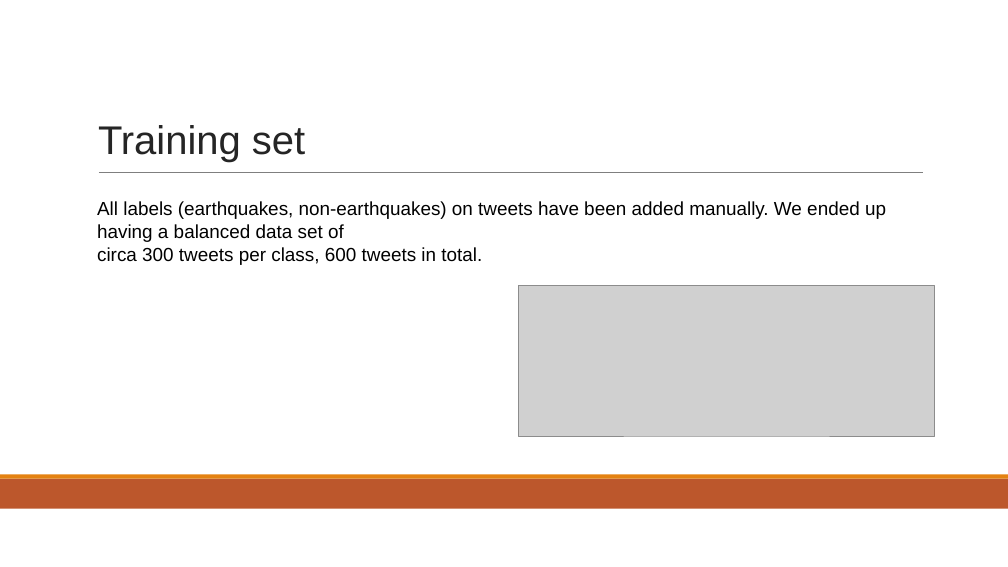
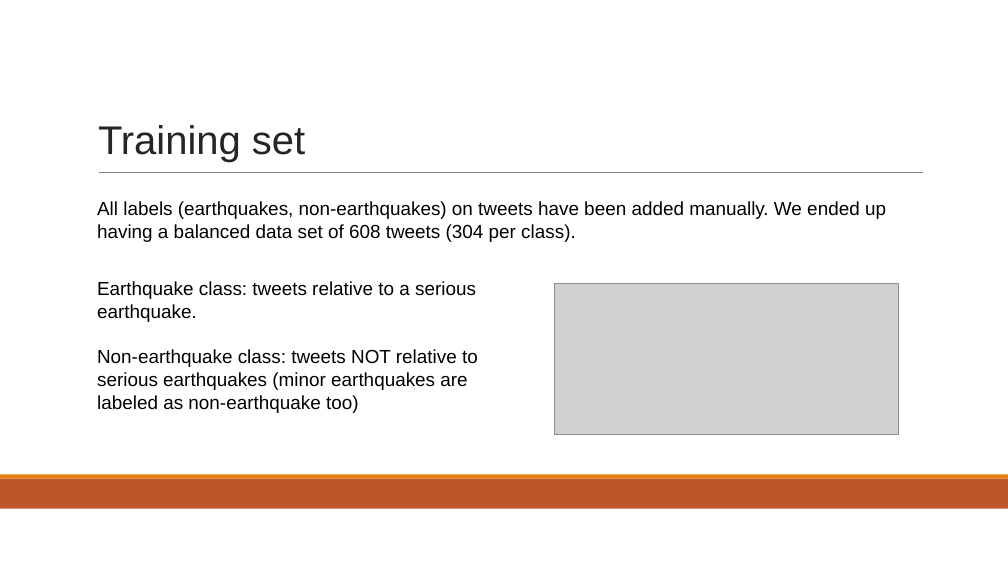
Before and after one commit to Geghi/DMML-Project, a slide deck: slide 5 of documentation/presentazione/presentazione.pptx. Drawn at 1008x567 pixels with LibreOffice and Linux fonts; fonts in the diff are those of the drawing; grey boxes stand for pictures. Boxes give left, top, right and bottom in pixels: in the first picture for what was removed or moved away, otherwise in the second. Text is boxed around its words. In the diff, an @@ line names an element or a change of style, - is before the commit and + after.

```diff
--- a/documentation/presentazione/presentazione.pptx
+++ b/documentation/presentazione/presentazione.pptx
@@ text at (97,201,886,242): text changed @@
-All labels (earthquakes, non-earthquakes) on tweets have been added manually. We ended up having a balanced data set of
-circa 300 tweets per class, 600 tweets in total.
+All labels (earthquakes, non-earthquakes) on tweets have been added manually. We ended up having a balanced data set of 608 tweets (304 per class).
@@ text added at (97,281,478,413), 18 pt, text #000000 @@
+Earthquake class: tweets relative to a serious earthquake.
+Non-earthquake class: tweets NOT relative to serious earthquakes (minor earthquakes are labeled as non-earthquake too)
@@ picture: place and size @@
-picture at (519,285,935,436)
+picture at (554,284,898,434)
```
Also in this commit, not shown: 12 other slides changed, 3 slides added, 1 slide removed, 1 other file.
